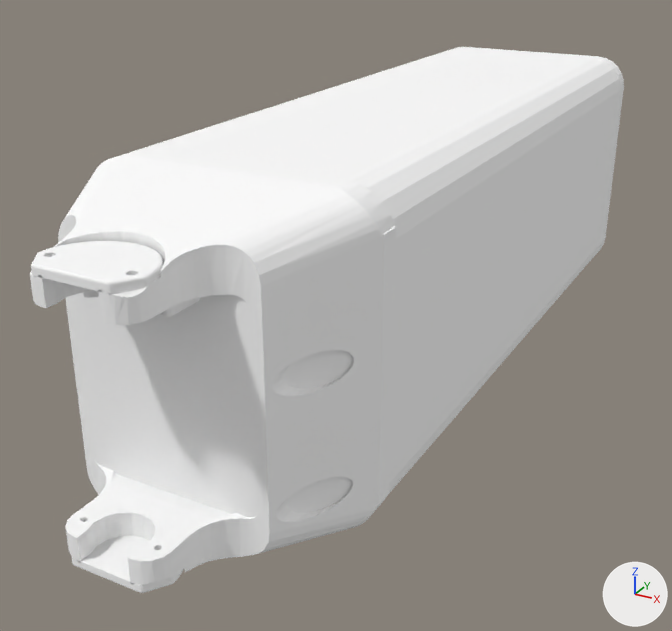
The OBJ model hands/l30/meshes/visual/rh_hand_base_link_vis.obj, before and after one commit.
The view is the same before and after, from a 50 mm camera at (0.106, -0.338, 0.085) aimed at (-0.008, -0.132, -0.018). The lights are fixed; the arrows at lower right show +X, +Y and +Z. The first picture is the older version. Where no turn or scale is listed for an object, it has been applied to the vertices.

The scene before the commit, as lines of its bpy script (objects in view):
```python
mat_rh_hand_base_link = principled_material('rh_hand_base_link')
mat_rh_hand_base_link.texture = img_palette_png
mat_rh_hand_base_link.roughness = 1.0
me_rh_hand_base_link = bpy.data.meshes.new('rh_hand_base_link')
me_rh_hand_base_link.from_pydata(...)  # 4634 vertices, 9346 faces; spans x -0.035..0.035, y -0.235..-0.001, z -0.038..0.038
me_rh_hand_base_link.materials.append(mat_rh_hand_base_link)  # picture img_palette_png
ob_rh_hand_base_link = bpy.data.objects.new('rh_hand_base_link', me_rh_hand_base_link)
ob_rh_hand_base_link.location = (0.0, 0.0, 0.0)
```
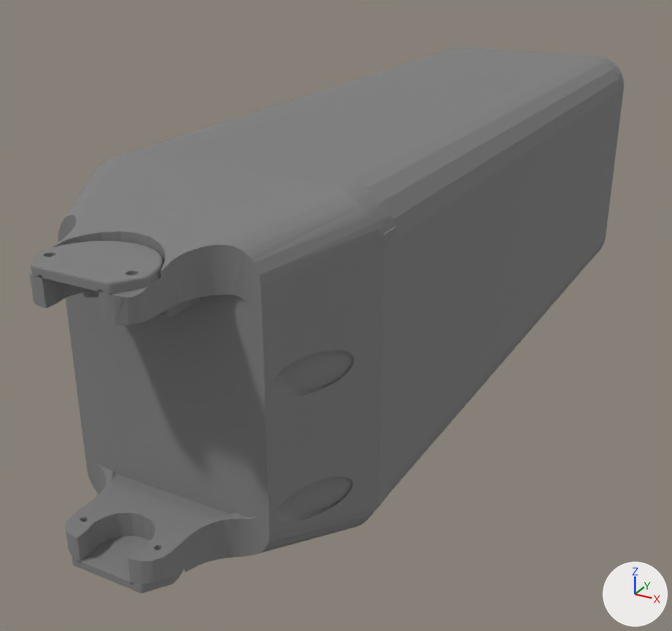
Boxes [x1, y1, x2, y2] around the edits, measured in the pictures (672 x 631 px):
'rh_hand_base_link', surface changed (white to grey): [30, 47, 624, 593] in both

The change in detail:
Picture 'l30_palette.png' (img_l30_palette_png) is new.
Material 'rh_hand_base_link' (mat_rh_hand_base_link) changes its picture from img_palette_png to img_l30_palette_png.
me_rh_hand_base_link has 4634 vertices, 9346 faces and spans x -0.035..0.035, y -0.235..-0.001, z -0.038..0.038.
me_rh_hand_base_link is used by ob_rh_hand_base_link; location (0.0, 0.0, 0.0).
me_rh_hand_base_link part 1: texture (UV) coordinates of 9346 of 9346 faces, centred in x -0.035..0.035, y -0.235..-0.001, z -0.038..0.038, changed; they spanned u 0.25..0.25, v 0.5..0.5 and now span u 0.5..0.5, v 0.5..0.5.
